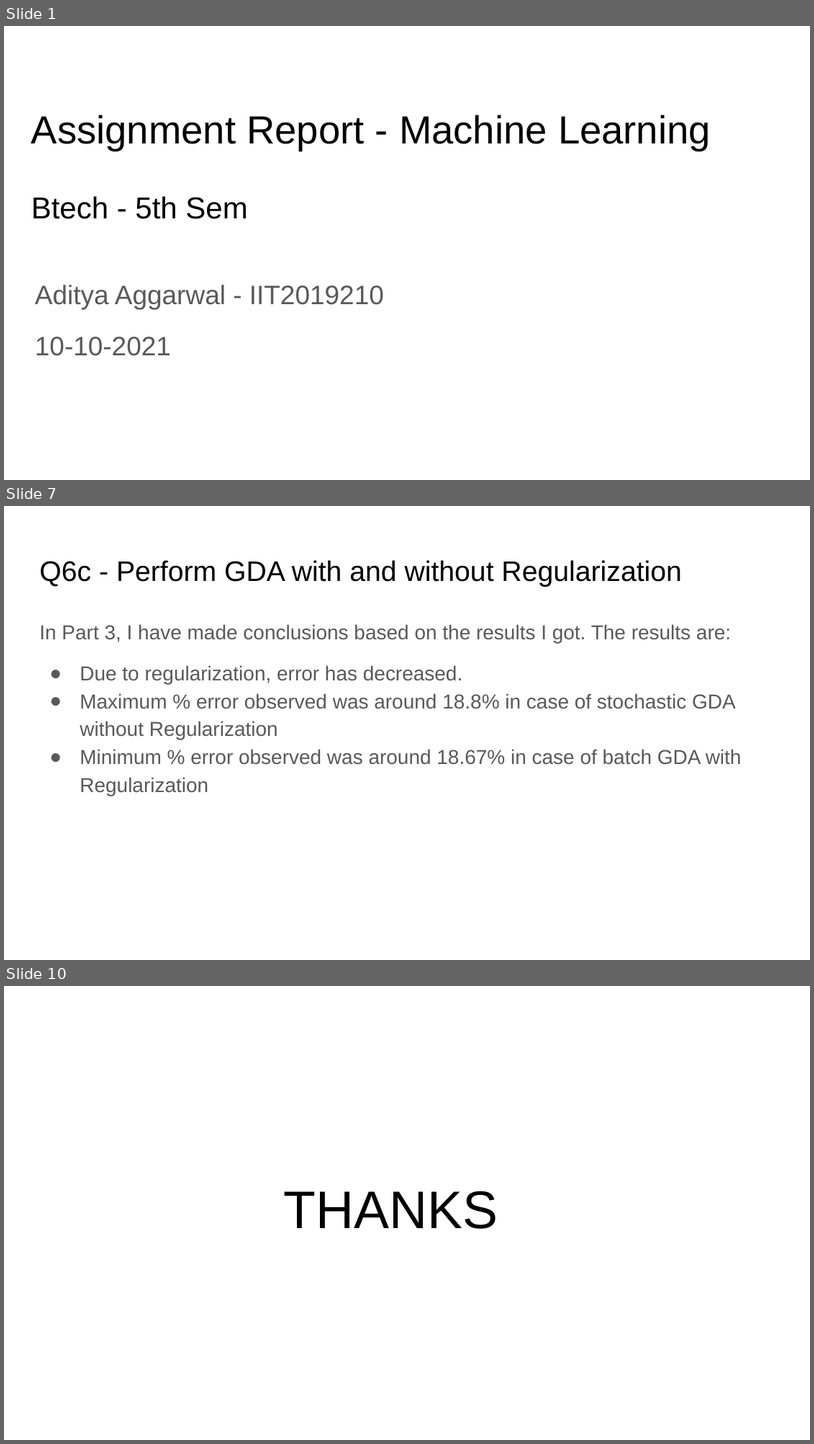
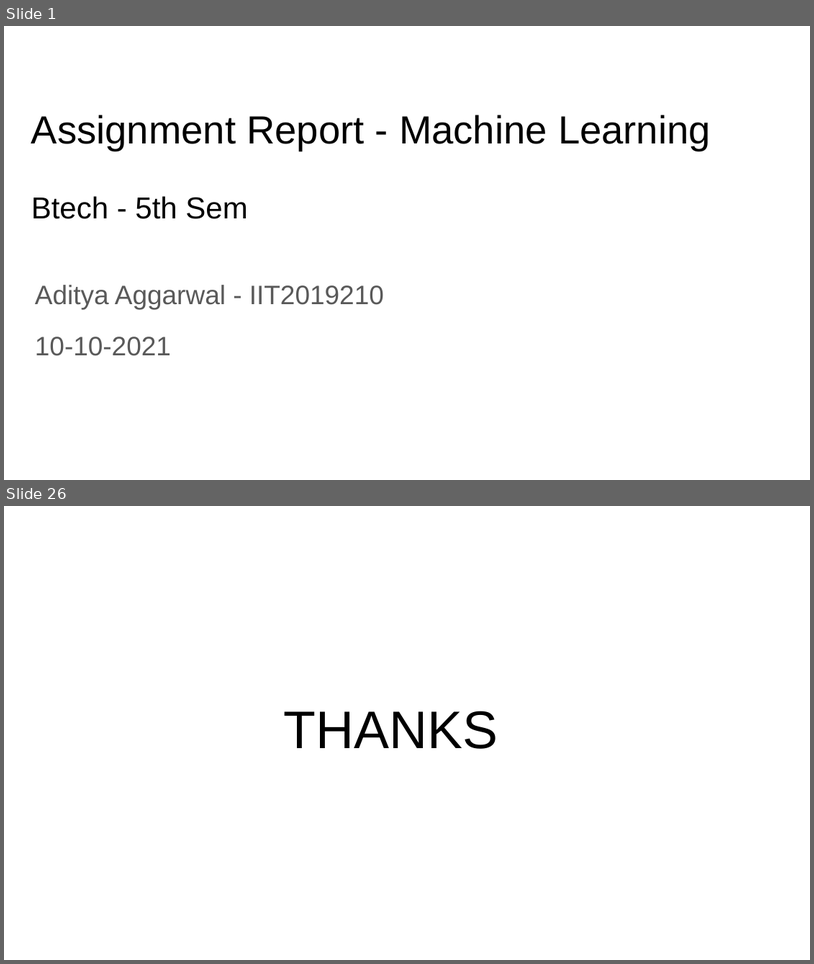
Before and after one commit to Aditya-2001/ML-Assignments-Semester-5, a slide deck: Assignment 8/IIT2019210 - Report.pptx. Shown one above the other, each under a label of ours: slides 1, 7 and 10 before the commit, slides 1 and 26 after it; the slides between them are not shown. The pictures are 814x1444 and 814x964 pixels, drawn with LibreOffice and Linux fonts; fonts in the diff are those of the drawing. Boxes give left, top, right and bottom in pixels: in the first picture for what was removed or moved away, otherwise in the second. Text is boxed around its words. In the diff, an @@ line names an element or a change of style, - is before the commit and + after.

```diff
--- a/Assignment 8/IIT2019210 - Report.pptx
+++ b/Assignment 8/IIT2019210 - Report.pptx
@@ slide 7 removed at box(4, 506, 810, 960), background #FFFFFF @@
@@ title removed at box(39, 560, 682, 587) @@
-Q6c - Perform GDA with and without Regularization
@@ text removed at box(39, 624, 742, 795) @@
-In Part 3, I have made conclusions based on the results I got. The results are:
-● Due to regularization, error has decreased.
-● Maximum % error observed was around 18.8% in case of stochastic GDA without Regularization
-● Minimum % error observed was around 18.67% in case of batch GDA with Regularization
@@ what was slide 10 is now slide 26 @@
```
Also in this commit, not shown: 1 slide changed, 23 slides added, 6 other slides removed, 4 other files.
